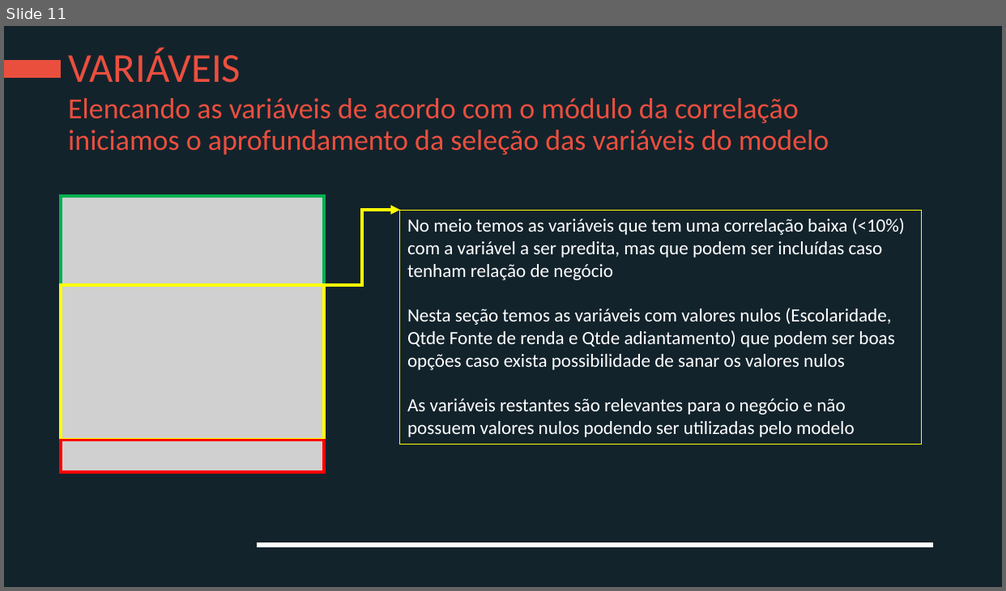
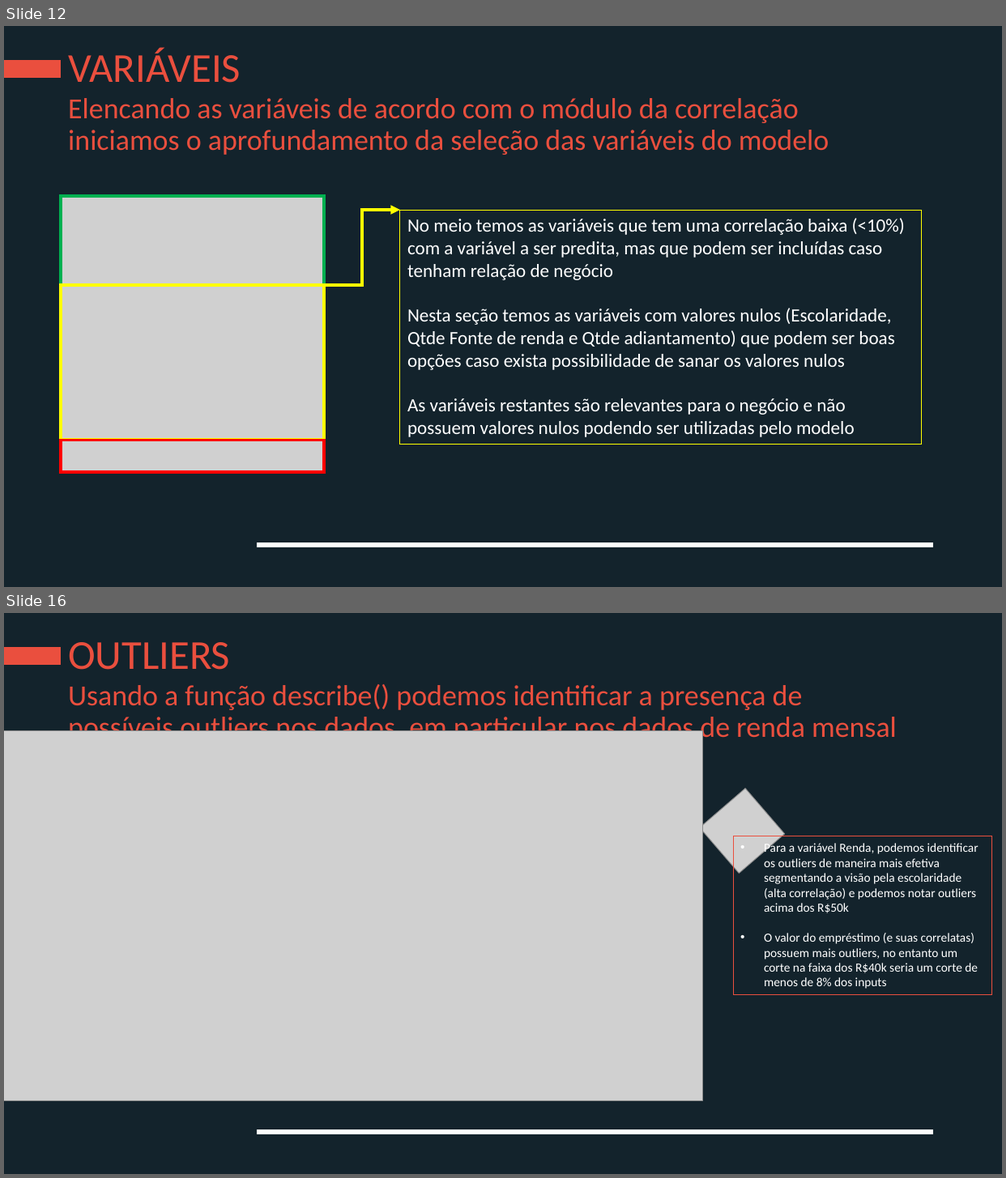
Before and after one commit to spadao/PS-Elo-Group, a slide deck: Apresentação-JoãoVictorSpadão.pptx. Shown one above the other, each under a label of ours: slide 11 before the commit, slides 12 and 16 after it; the slides between them are not shown. The pictures are 1006x591 and 1006x1178 pixels, drawn with LibreOffice and Linux fonts; fonts in the diff are those of the drawing; grey boxes stand for pictures; background and template pictures are left out. Boxes give left, top, right and bottom in pixels: in the first picture for what was removed or moved away, otherwise in the second. Text is boxed around its words. In the diff, an @@ line names an element or a change of style, - is before the commit and + after.

```diff
--- a/Apresentação-JoãoVictorSpadão.pptx
+++ b/Apresentação-JoãoVictorSpadão.pptx
@@ slide 16 added at bbox=[4, 613, 1002, 1174], background #13232C; not listed: 2 template elements that a slide beside it also shows @@
@@ title added at bbox=[68, 642, 230, 670], 39.6 pt, text #EA4F3E @@
+OUTLIERS
@@ text added at bbox=[68, 684, 897, 744], 28 pt, text #EA4F3E @@
+Usando a função describe() podemos identificar a presença de possíveis outliers nos dados, em particular nos dados de renda mensal e valor de empréstimo (e seus correlatos)
@@ picture added at bbox=[4, 730, 703, 1101] @@
@@ picture added at bbox=[700, 789, 786, 874] @@
@@ rectangle added at bbox=[733, 836, 992, 995], outline #EA4F3E 0.75 pt, 12 pt, text #FFFFFF @@
+• Para a variável Renda, podemos identificar os outliers de maneira mais efetiva segmentando a visão pela escolaridade (alta correlação) e podemos notar outliers acima dos R$50k
+• O valor do empréstimo (e suas correlatas) possuem mais outliers, no entanto um corte na faixa dos R$40k seria um corte de menos de 8% dos inputs
@@ what was slide 11 is now slide 12 @@
```
Also in this commit, not shown: 1 slide changed, 5 other slides added, 1 slide removed, 4 other files.
